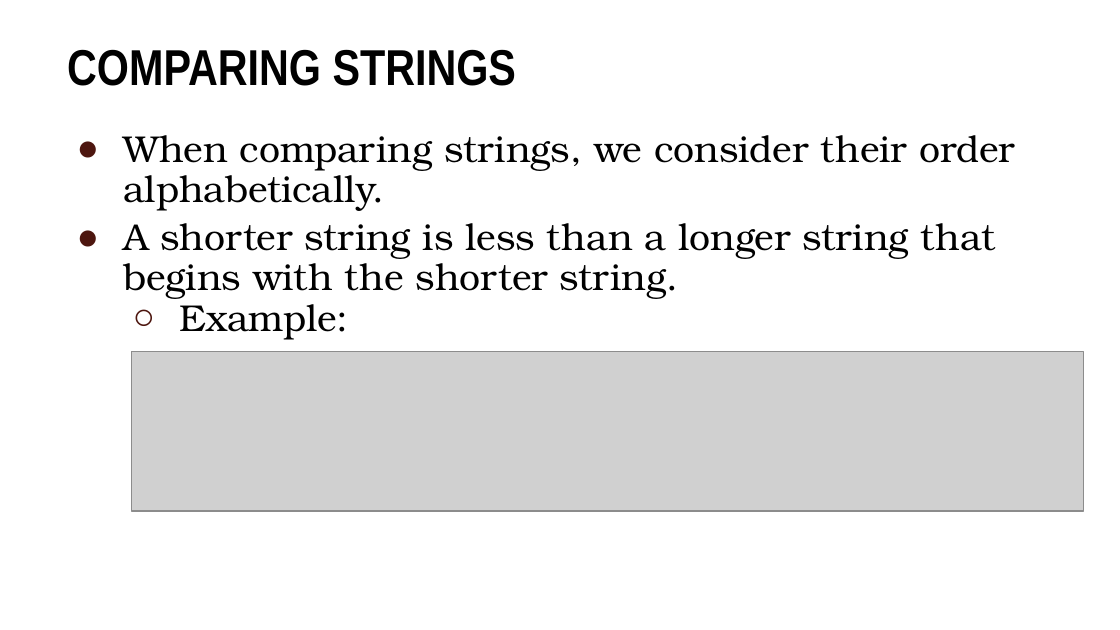
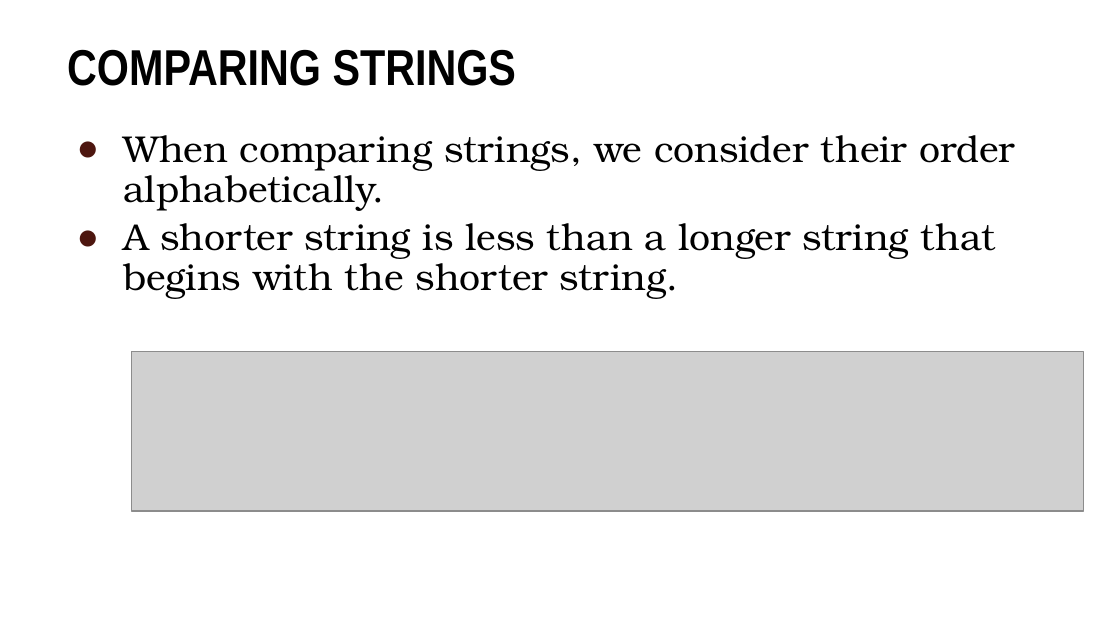
Before and after one commit to blprickett/current-Ling190D, a slide deck: slide 14 of module2/2-slides.pptx. Drawn at 1120x630 pixels with LibreOffice and Linux fonts; fonts in the diff are those of the drawing; grey boxes stand for pictures; background and template pictures are left out. Boxes give left, top, right and bottom in pixels: in the first picture for what was removed or moved away, otherwise in the second. Text is boxed around its words. In the diff, an @@ line names an element or a change of style, - is before the commit and + after.

```diff
--- a/module2/2-slides.pptx
+++ b/module2/2-slides.pptx
@@ text at [179, 296, 349, 340]: paragraph removed @@
-  ○ Example:
```
Also in this commit, not shown: 9 other slides changed.
